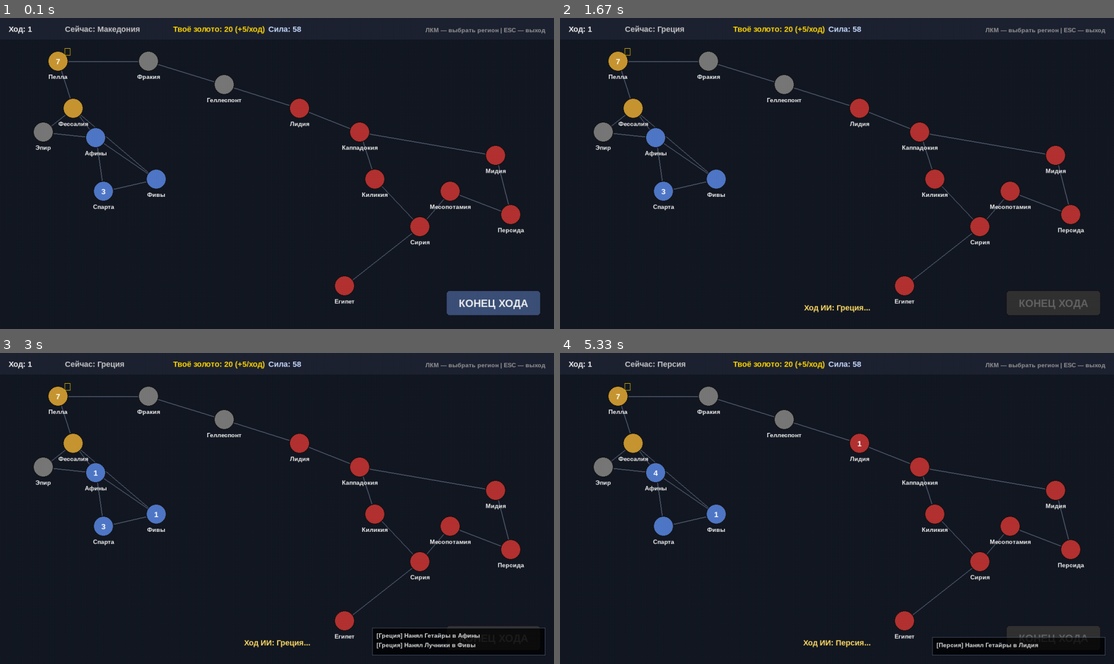
Above: before the commit, frames 1-4 (two rows, left to right).
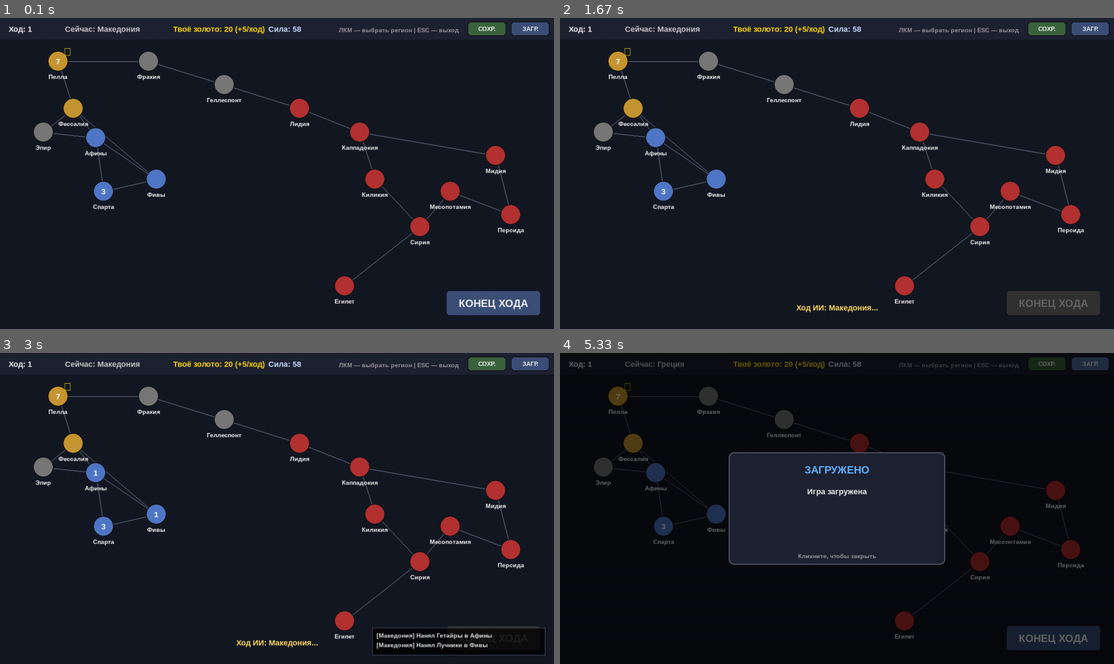
Above: after the commit, the same moments.

Repository: utkaran/Alexander
Game: pygame game, started from main_pygame.py
Two runs of this game, one before a commit and one after it. Both use one fixed random seed, a clock stepped at 60 frames per second and the inputs below.
Inputs (mouse positions are in pixels of both pictures, inside the frame that each line leads up to):
- Up to frame 1 (0.1 s): no input
- Up to frame 2 (1.67 s): click (1047, 27) at 0.38 s, where only the run after the commit has a clickable "СОХР."; click (1091, 27) at 0.72 s, where only the run after the commit has a clickable "ЗАГР."; click (665, 126) at 1.05 s; click "КОНЕЦ ХОДА" at 1.38 s
- Up to frame 3 (3 s): click (487, 362) at 1.72 s, where only the run after the commit has a clickable "СОХР."; click (249, 589) at 2.05 s; click (421, 558) at 2.38 s; click (387, 483) at 2.72 s
- Up to frame 4 (5.33 s): click (626, 440) at 3.05 s; click (1008, 502) at 3.38 s; click (665, 468) at 3.72 s; click (676, 449) at 4.05 s; click (676, 489) at 4.88 s; click (1091, 362) at 5.22 s, where only the run after the commit has a clickable "ЗАГР."

The runs differ from the first frame. In frame 1, 0.7% of the frame differs, in the area x 61-100%, y 1-6%; in frame 2, 1.0%; in frame 3, 1.4%; in frame 4, 13%, in the area x 0-100%, y 0-98%.

Commit message:
сохранение и загрузка игры

Diff:
--- a/core/game.py
+++ b/core/game.py
@@ -11,6 +11,8 @@
 ALEXANDER_ATTACK_BONUS, ATTACKER_WIN_LOSS_RATE,
 ATTACKER_LOSE_LOSS_RATE
 )
+from pathlib import Path
+PROJECT_ROOT = Path(__file__).parent.parent
 
 class GameState:
     def __init__(self) -> None:
@@ -35,7 +37,10 @@
 
     # Загрузка данных
     def load_map(self, path: str | Path) -> None:
-        with open(path, encoding='utf-8') as f:
+        full_path = Path(path)
+        if not full_path.is_absolute():
+            full_path = PROJECT_ROOT / full_path
+        with open(full_path, encoding='utf-8') as f:
             data = json.load(f)
 
         for r in data['regions']:
--- /dev/null
+++ b/core/save_load.py
@@ -0,0 +1,166 @@
+"""Сохранение и загрузка GameState в JSON."""
+
+import json
+from datetime import datetime
+from pathlib import Path
+
+from .game import GameState
+from .player import Player
+from .region import Region
+from .army import Army
+
+
+SAVE_VERSION = 1
+PROJECT_ROOT = Path(__file__).parent.parent
+DEFAULT_SAVE_DIR = PROJECT_ROOT / "data" / "saves"
+
+def _resolve_path(path: str | Path) -> Path:
+    p = Path(path)
+    if not p.is_absolute():
+        p = PROJECT_ROOT / p
+    return p
+
+
+def save_game(game: GameState, path: str | Path) -> None:
+    """Сохраняет GameState в JSON-файл."""
+    path = _resolve_path(path)
+    path.parent.mkdir(parents=True, exist_ok=True)
+
+    data = {
+        "version": SAVE_VERSION,
+        "saved_at": datetime.now().isoformat(timespec="seconds"),
+
+        # Метаданные
+        "turn": game.turn,
+        "current_player_id": game.current_player_id,
+        "_army_counter": game._army_counter,
+        "alexander_died": game.alexander_died,
+        "game_over": game.game_over,
+        "game_over_reason": game.game_over_reason,
+        "act1_completed": game.act1_completed,
+        "act2_completed": game.act2_completed,
+        "act1_goal_regions": sorted(game.act1_goal_regions),
+        "act2_goal_regions": sorted(game.act2_goal_regions),
+
+        # Регионы
+        "regions": [
+            {
+                "id": r.id,
+                "name": r.name,
+                "terrain": r.terrain,
+                "owner": r.owner,
+                "income": r.income,
+                "population": r.population,
+                "neighbors": list(r.neighbors),
+                "is_port": r.is_port,
+                "is_capital": r.is_capital,
+                "x": r.x,
+                "y": r.y,
+                "supply": r.supply,
+            }
+            for r in game.regions.values()
+        ],
+
+        # Игроки
+        "players": [
+            {
+                "id": p.id,
+                "name": p.name,
+                "gold": p.gold,
+                "food": p.food,
+                "is_ai": p.is_ai,
+                "color": list(p.color),
+                "regions": list(p.regions),
+                "armies": list(p.armies),
+            }
+            for p in game.players.values()
+        ],
+
+        # Армии
+        "armies": [
+            {
+                "id": a.id,
+                "owner": a.owner,
+                "location": a.location,
+                "units": dict(a.units),
+                "morale": a.morale,
+                "alexander_attached": a.alexander_attached,
+            }
+            for a in game.armies.values()
+        ],
+    }
+
+    with open(path, "w", encoding="utf-8") as f:
+        json.dump(data, f, ensure_ascii=False, indent=2)
+
+
+def load_game(path: str | Path) -> GameState:
+    """Загружает GameState из JSON-файла."""
+    path = _resolve_path(path)
+    with open(path, encoding="utf-8") as f:
+        data = json.load(f)
+
+    if data.get("version") != SAVE_VERSION:
+        raise ValueError(
+            f"Несовместимая версия сейва: {data.get('version')}, ожидается {SAVE_VERSION}"
+        )
+
+    game = GameState()
+
+    # Регионы
+    for r in data["regions"]:
+        region = Region(
+            id=r["id"],
+            name=r["name"],
+            terrain=r["terrain"],
+            owner=r["owner"],
+            income=r["income"],
+            population=r["population"],
+            neighbors=list(r["neighbors"]),
+            is_port=r["is_port"],
+            is_capital=r["is_capital"],
+            x=r["x"],
+            y=r["y"],
+            supply=r["supply"],
+        )
+        game.regions[region.id] = region
+
+    # Игроки
+    for p in data["players"]:
+        player = Player(
+            id=p["id"],
+            name=p["name"],
+            gold=p["gold"],
+            food=p["food"],
+            is_ai=p["is_ai"],
+            color=tuple(p["color"]),
+            regions=list(p["regions"]),
+            armies=list(p["armies"]),
+        )
+        game.players[player.id] = player
+
+    # Армии
+    for a in data["armies"]:
+        army = Army(
+            id=a["id"],
+            owner=a["owner"],
+            location=a["location"],
+            units=dict(a["units"]),
+            morale=a["morale"],
+            alexander_attached=a["alexander_attached"],
+        )
+        game.armies[army.id] = army
+
+    # Метаданные
+    game.turn = data["turn"]
+    game.current_player_id = data["current_player_id"]
+    game._army_counter = data["_army_counter"]
+    game.alexander_died = data["alexander_died"]
+    game.game_over = data["game_over"]
+    game.game_over_reason = data["game_over_reason"]
+    game.act1_completed = data["act1_completed"]
+    game.act2_completed = data["act2_completed"]
+    game.act1_goal_regions = set(data["act1_goal_regions"])
+    game.act2_goal_regions = set(data["act2_goal_regions"])
+
+    return game
--- a/main_pygame.py
+++ b/main_pygame.py
@@ -5,7 +5,7 @@
 from core.army import Army
 from ui.renderer import Renderer
 
-
+from core.save_load import save_game, load_game
 
 def main() -> None:
     pygame.init()
@@ -64,6 +64,10 @@
                     action = renderer.handle_click(event.pos)
                     if action == 'end_turn' and not renderer.ai_turn_active:
                         _end_player_turn(game, renderer)
+                    elif action == 'save_game':
+                        _save_game(game, renderer)
+                    elif action == 'load_game':
+                        _load_game(game, renderer)
 
         renderer.update(dt)
         renderer.draw()
@@ -73,6 +77,49 @@
     sys.exit()
 
 
+def _save_game(game: GameState, renderer: Renderer) -> None:
+    try:
+        save_game(game, 'data/saves/slot1.json')
+        renderer.battle_report = {
+            "ok": True,
+            "winner": "save",
+            "region": "slot1",
+            "move_info": "Игра сохранена",
+        }
+        renderer.battle_report_timer = 1500
+    except Exception as e:
+        renderer.battle_report = {
+            "ok": False,
+            "reason": f"Ошибка сохранения: {e}",
+        }
+        renderer.battle_report_timer = 3000
+
+def _load_game(game: GameState, renderer: Renderer) -> None:
+    """Загружает игру. Возвращает новый GameState."""
+    try:
+        loaded = load_game('data/saves/slot1.json')
+    except Exception as e:
+        renderer.battle_report = {
+            "ok": False,
+            "reason": f"Ошибка загрузки: {e}",
+        }
+        renderer.battle_report_timer = 3000
+        return game
+
+    # Обновляем все ссылки
+    renderer.game = loaded
+    renderer.actions.game = loaded
+    renderer.reset_state()
+
+    renderer.battle_report = {
+        "ok": True,
+        "winner": "load",
+        "region": "slot1",
+        "move_info": "Игра загружена",
+    }
+    renderer.battle_report_timer = 1500
+
+    return loaded
 def _end_player_turn(game: GameState, renderer: Renderer) -> None:
     game.end_turn()
     renderer.reset_state()
--- /dev/null
+++ b/tests/data/saves/_test_roundtrip.json
@@ -0,0 +1,377 @@
+{
+  "version": 1,
+  "saved_at": "2026-09-26T02:39:56",
+  "turn": 1,
+  "current_player_id": "greece",
+  "_army_counter": 0,
+  "alexander_died": false,
+  "game_over": false,
+  "game_over_reason": null,
+  "act1_completed": false,
+  "act2_completed": false,
+  "act1_goal_regions": [
+    "athens",
+    "sparta",
+    "thebes"
+  ],
+  "act2_goal_regions": [
+    "egypt",
+    "mesopotamia",
+    "persia"
+  ],
+  "regions": [
+    {
+      "id": "pella",
+      "name": "Пелла",
+      "terrain": "Равнина",
+      "owner": "macedonia",
+      "income": 3,
+      "population": 3,
+      "neighbors": [
+        "thessaly",
+        "thrace"
+      ],
+      "is_port": false,
+      "is_capital": true,
+      "x": 400,
+      "y": 200,
+      "supply": 1
+    },
+    {
+      "id": "thessaly",
+      "name": "Фессалия",
+      "terrain": "Равнина",
+      "owner": "macedonia",
+      "income": 2,
+      "population": 2,
+      "neighbors": [
+        "pella",
+        "athens",
+        "epirus",
+        "thebes"
+      ],
+      "is_port": false,
+      "is_capital": false,
+      "x": 420,
+      "y": 280,
+      "supply": 1
+    },
+    {
+      "id": "epirus",
+      "name": "Эпир",
+      "terrain": "Горы",
+      "owner": null,
+      "income": 1,
+      "population": 2,
+      "neighbors": [
+        "thessaly",
+        "athens"
+      ],
+      "is_port": false,
+      "is_capital": false,
+      "x": 380,
+      "y": 320,
+      "supply": 1
+    },
+    {
+      "id": "athens",
+      "name": "Афины",
+      "terrain": "Холмы",
+      "owner": "greece",
+      "income": 3,
+      "population": 4,
+      "neighbors": [
+        "thessaly",
+        "sparta",
+        "thebes",
+        "epirus"
+      ],
+      "is_port": true,
+      "is_capital": false,
+      "x": 450,
+      "y": 330,
+      "supply": 1
+    },
+    {
+      "id": "sparta",
+      "name": "Спарта",
+      "terrain": "Горы",
+      "owner": "greece",
+      "income": 2,
+      "population": 3,
+      "neighbors": [
+        "athens",
+        "thebes"
+      ],
+      "is_port": false,
+      "is_capital": false,
+      "x": 460,
+      "y": 420,
+      "supply": 1
+    },
+    {
+      "id": "thebes",
+      "name": "Фивы",
+      "terrain": "Равнина",
+      "owner": "greece",
+      "income": 2,
+      "population": 3,
+      "neighbors": [
+        "athens",
+        "sparta",
+        "thessaly"
+      ],
+      "is_port": false,
+      "is_capital": false,
+      "x": 530,
+      "y": 400,
+      "supply": 1
+    },
+    {
+      "id": "thrace",
+      "name": "Фракия",
+      "terrain": "Горы",
+      "owner": null,
+      "income": 1,
+      "population": 2,
+      "neighbors": [
+        "pella",
+        "hellespont"
+      ],
+      "is_port": false,
+      "is_capital": false,
+      "x": 520,
+      "y": 200,
+      "supply": 1
+    },
+    {
+      "id": "hellespont",
+      "name": "Геллеспонт",
+      "terrain": "Море",
+      "owner": null,
+      "income": 2,
+      "population": 1,
+      "neighbors": [
+        "thrace",
+        "lydia"
+      ],
+      "is_port": true,
+      "is_capital": false,
+      "x": 620,
+      "y": 240,
+      "supply": 1
+    },
+    {
+      "id": "lydia",
+      "name": "Лидия",
+      "terrain": "Равнина",
+      "owner": "persia",
+      "income": 3,
+      "population": 3,
+      "neighbors": [
+        "hellespont",
+        "cappadocia"
+      ],
+      "is_port": false,
+      "is_capital": false,
+      "x": 720,
+      "y": 280,
+      "supply": 1
+    },
+    {
+      "id": "cappadocia",
+      "name": "Каппадокия",
+      "terrain": "Горы",
+      "owner": "persia",
+      "income": 2,
+      "population": 2,
+      "neighbors": [
+        "lydia",
+        "cilicia"
+      ],
+      "is_port": false,
+      "is_capital": false,
+      "x": 800,
+      "y": 320,
+      "supply": 1
+    },
+    {
+      "id": "cilicia",
+      "name": "Киликия",
+      "terrain": "Равнина",
+      "owner": "persia",
+      "income": 2,
+      "population": 2,
+      "neighbors": [
+        "cappadocia",
+        "syria"
+      ],
+      "is_port": true,
+      "is_capital": false,
+      "x": 820,
+      "y": 400,
+      "supply": 1
+    },
+    {
+      "id": "syria",
+      "name": "Сирия",
+      "terrain": "Пустыня",
+      "owner": "persia",
+      "income": 2,
+      "population": 2,
+      "neighbors": [
+        "cilicia",
+        "egypt",
+        "mesopotamia"
+      ],
+      "is_port": false,
+      "is_capital": false,
+      "x": 880,
+      "y": 480,
+      "supply": 1
+    },
+    {
+      "id": "egypt",
+      "name": "Египет",
+      "terrain": "Пустыня",
+      "owner": "persia",
+      "income": 4,
+      "population": 5,
+      "neighbors": [
+        "syria"
+      ],
+      "is_port": false,
+      "is_capital": true,
+      "x": 780,
+      "y": 580,
+      "supply": 1
+    },
+    {
+      "id": "mesopotamia",
+      "name": "Месопотамия",
+      "terrain": "Равнина",
+      "owner": "persia",
+      "income": 3,
+      "population": 3,
+      "neighbors": [
+        "syria",
+        "persia"
+      ],
+      "is_port": false,
+      "is_capital": false,
+      "x": 920,
+      "y": 420,
+      "supply": 1
+    },
+    {
+      "id": "persia",
+      "name": "Персида",
+      "terrain": "Горы",
+      "owner": "persia",
+      "income": 4,
+      "population": 4,
+      "neighbors": [
+        "mesopotamia",
+        "media"
+      ],
+      "is_port": false,
+      "is_capital": true,
+      "x": 1000,
+      "y": 460,
+      "supply": 1
+    },
+    {
+      "id": "media",
+      "name": "Мидия",
+      "terrain": "Горы",
+      "owner": "persia",
+      "income": 3,
+      "population": 3,
+      "neighbors": [
+        "persia",
+        "cappadocia"
+      ],
+      "is_port": false,
+      "is_capital": false,
+      "x": 980,
+      "y": 360,
+      "supply": 1
+    }
+  ],
+  "players": [
+    {
+      "id": "macedonia",
+      "name": "Македония",
+      "gold": 4,
+      "food": 10,
+      "is_ai": false,
+      "color": [
+        200,
+        150,
+        50
+      ],
+      "regions": [
+        "pella",
+        "thessaly"
+      ],
+      "armies": [
+        "army1"
+      ]
+    },
+    {
+      "id": "greece",
+      "name": "Греция",
+      "gold": 30,
+      "food": 15,
+      "is_ai": true,
+      "color": [
+        80,
+        120,
+        200
+      ],
+      "regions": [
+        "athens",
+        "sparta",
+        "thebes"
+      ],
+      "armies": []
+    },
+    {
+      "id": "persia",
+      "name": "Персия",
+      "gold": 60,
+      "food": 30,
+      "is_ai": true,
+      "color": [
+        180,
+        50,
+        50
+      ],
+      "regions": [
+        "lydia",
+        "cappadocia",
+        "cilicia",
+        "syria",
+        "egypt",
+        "mesopotamia",
+        "persia",
+        "media"
+      ],
+      "armies": []
+    }
+  ],
+  "armies": [
+    {
+      "id": "army1",
+      "owner": "macedonia",
+      "location": "pella",
+      "units": {
+        "Фаланга": 5,
+        "Гетайры": 2,
+        "Лучники": 2
+      },
+      "morale": 100,
+      "alexander_attached": true
+    }
+  ]
+}
--- a/tests/test.py
+++ b/tests/test.py
@@ -0,0 +1,93 @@
+"""Тест сохранения и загрузки GameState."""
+
+import os
+from pathlib import Path
+os.chdir(Path(__file__).parent.parent)
+
+from core.game import GameState
+from core.army import Army
+from core.save_load import save_game, load_game
+
+
+def setup_game() -> GameState:
+    game = GameState()
+    game.load_map('data/map_act1.json')
+
+    army = Army(id='army1', owner='macedonia', location='pella')
+    army.add_units('Фаланга', 5)
+    army.add_units('Гетайры', 2)
+    army.alexander_attached = True
+    game.armies[army.id] = army
+    game.players['macedonia'].armies.append(army.id)
+
+    game.start('macedonia')
+    return game
+
+
+def test_save_load_roundtrip() -> None:
+    game = setup_game()
+
+    # Что-то меняем, чтобы сейв не был идентичен старту
+    game.recruit('macedonia', 'pella', 'Лучники', 2)
+    game.end_turn()  # ход переходит Греции
+
+    save_path = Path('data/saves/_test_roundtrip.json')
+    save_game(game, save_path)
+
+    loaded = load_game(save_path)
+
+    # Сравниваем ключевые поля
+    assert loaded.turn == game.turn, f"turn: {loaded.turn} != {game.turn}"
+    assert loaded.current_player_id == game.current_player_id
+    assert loaded._army_counter == game._army_counter
+    assert len(loaded.regions) == len(game.regions)
+    assert len(loaded.players) == len(game.players)
+    assert len(loaded.armies) == len(game.armies)
+
+    # Сравниваем конкретную армию
+    assert 'army1' in loaded.armies
+    loaded_army = loaded.armies['army1']
+    assert loaded_army.owner == 'macedonia'
+    assert loaded_army.location == 'pella'
+    assert loaded_army.alexander_attached is True
+    assert loaded_army.units == {'Фаланга': 5, 'Гетайры': 2, 'Лучники': 2}
+
+    # Сравниваем игрока
+    assert loaded.players['macedonia'].gold == game.players['macedonia'].gold
+    assert loaded.players['macedonia'].regions == game.players['macedonia'].regions
+
+    # Сравниваем регион
+    assert loaded.regions['pella'].owner == 'macedonia'
+    assert loaded.regions['pella'].name == 'Пелла'
+
+    # Убираем тестовый сейв
+    save_path.unlink()
+    print("✅ test_save_load_roundtrip — OK")
+
+
+def test_double_roundtrip() -> None:
+    """Сохранить → загрузить → сохранить → загрузить. Должно быть стабильно."""
+    game = setup_game()
+    game.end_turn()
+
+    path1 = Path('data/saves/_test_rt1.json')
+    path2 = Path('data/saves/_test_rt2.json')
+
+    save_game(game, path1)
+    game2 = load_game(path1)
+    save_game(game2, path2)
+    game3 = load_game(path2)
+
+    assert game3.turn == game.turn
+    assert game3.current_player_id == game.current_player_id
+    assert len(game3.armies) == len(game.armies)
+
+    path1.unlink()
+    path2.unlink()
+    print("✅ test_double_roundtrip — OK")
+
+
+if __name__ == '__main__':
+    test_save_load_roundtrip()
+    test_double_roundtrip()
+    print("\nВсе тесты сейвов пройдены.")
--- a/ui/renderer.py
+++ b/ui/renderer.py
@@ -49,6 +49,21 @@
             height=btn_h,
             text="КОНЕЦ ХОДА",
             font=self.font_large,
+        )
+
+        self.save_button = Button(
+            x=0, y=8, width=90, height=34,
+            text="СОХР.",
+            font=self.font_small,
+            color=(60, 100, 60),
+            hover_color=(80, 140, 80),
+        )
+        self.load_button = Button(
+            x=0, y=8, width=90, height=34,
+            text="ЗАГР.",
+            font=self.font_small,
+            color=(60, 80, 120),
+            hover_color=(80, 110, 160)
         )
 
         self.attack_button = Button(
@@ -497,8 +512,19 @@
             "ЛКМ — выбрать регион | ESC — выход",
             True, (150, 150, 150),
         )
-        hint_rect = hint.get_rect(topright=(self.width - 20, 20))
+        hint_rect = hint.get_rect(topright=(self.width - 220, 20))
         self.screen.blit(hint, hint_rect)
+
+        # Кнопки сейвов — в правом верхнем углу
+        mouse_pos = pygame.mouse.get_pos()
+
+        self.save_button.rect.x = self.width - 200
+        self.save_button.update(mouse_pos)
+        self.save_button.draw(self.screen)
+
+        self.load_button.rect.x = self.width - 100
+        self.load_button.update(mouse_pos)
+        self.load_button.draw(self.screen)
 
     def _draw_info_panel(self) -> None:
         region = self.game.regions[self.selected_region]
@@ -769,6 +795,14 @@
             body = [report.get("recruit_info", "Юнит нанят")]
             if "strength_delta" in report:
                 body.append(f"Прирост силы: +{report['strength_delta']:.1f}")
+        elif report.get('winner') == 'save':
+            title = 'СОХРАНЕНО'
+            title_color = (100, 255, 150)
+            body = [report.get('move_info', 'Игра сохранена')]
+        elif report.get('winner') == 'load':
+            title = 'ЗАГРУЖЕНО'
+            title_color = (100, 180, 255)
+            body = [report.get('move_info', 'Игра загружена')]
         elif report.get('winner') == 'move':
             title = 'ПЕРЕМЕЩЕНИЕ'
             title_color = (100, 180, 255)
@@ -842,6 +876,12 @@
         if self.game.game_over:
             return None
 
+        if self.save_button.is_clicked(pos):
+            return 'save_game'
+
+        if self.load_button.is_clicked(pos):
+            return 'load_game'
+
         if self.act_completed_overlay_timer > 0:
             return None
 
Not shown, added: .gitignore
Not shown, added: data/saves/.gitkeep
